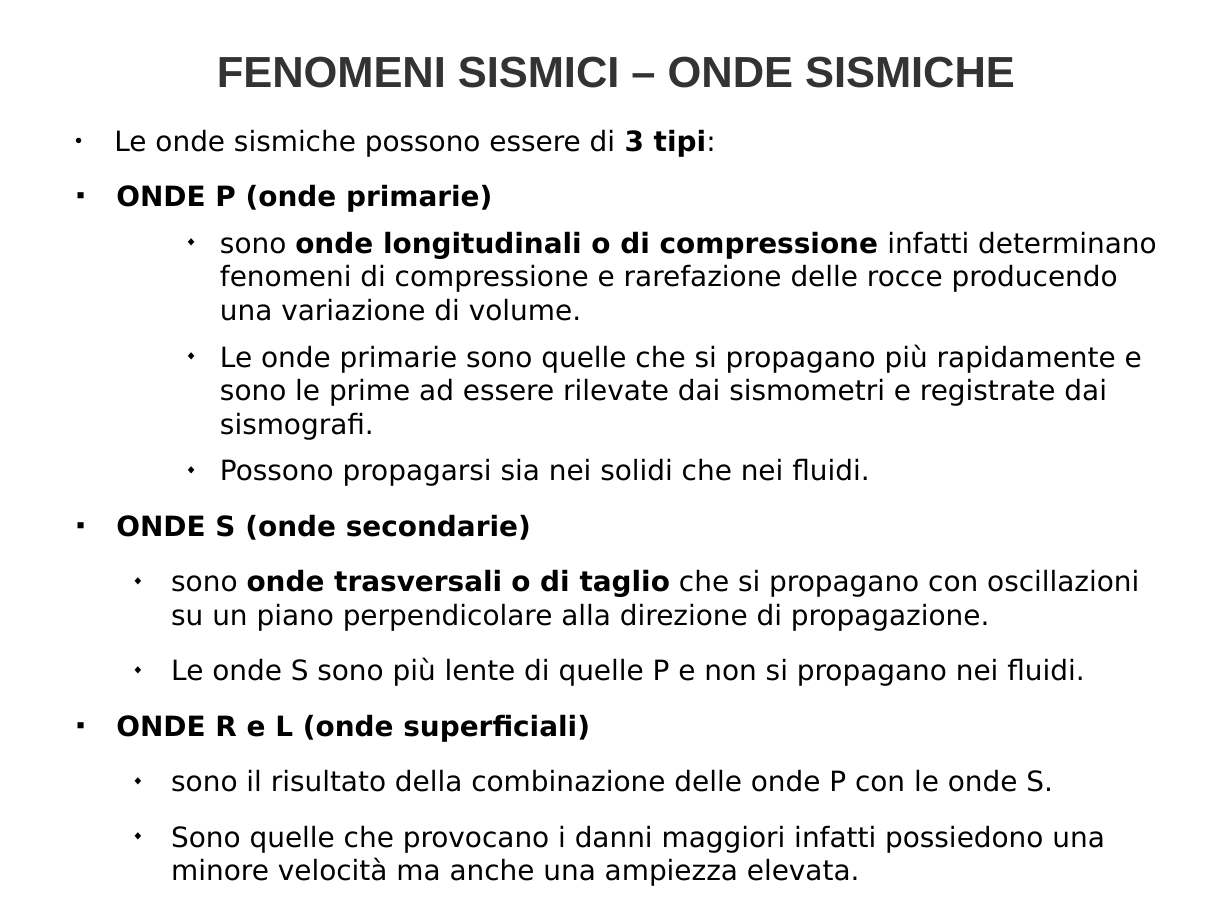
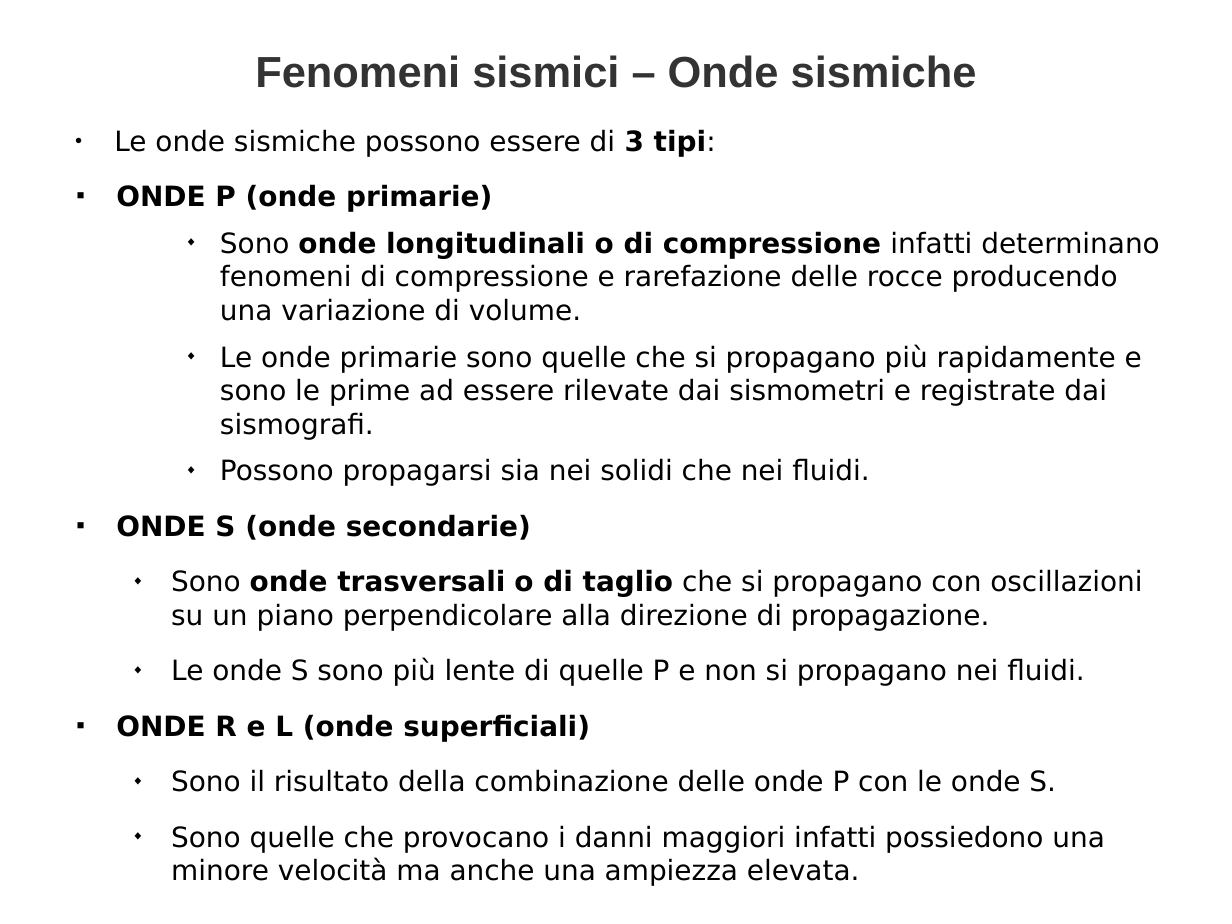
Before and after one commit to biagiom/QuakeSense, a slide deck: slide 34 of Presentazione_QuakeSense.odp (slide 33 before the commit). Drawn at 1232x924 pixels with LibreOffice and Linux fonts; fonts in the diff are those of the drawing. Boxes give left, top, right and bottom in pixels: in the first picture for what was removed or moved away, otherwise in the second. Text is boxed around its words. In the diff, an @@ line names an element or a change of style, - is before the commit and + after.

```diff
--- a/Presentazione_QuakeSense.odp
+++ b/Presentazione_QuakeSense.odp
@@ title at <box>255,55,977,88</box>: text changed @@
-FENOMENI SISMICI – ONDE SISMICHE
+Fenomeni sismici – Onde sismiche
@@ text at <box>220,231,1159,321</box>: text changed @@
-    ◆ sono onde longitudinali o di compressione infatti determinano fenomeni di compressione e rarefazione delle rocce producendo una variazione di volume.
+    ◆ Sono onde longitudinali o di compressione infatti determinano fenomeni di compressione e rarefazione delle rocce producendo una variazione di volume.
@@ text at <box>171,569,1142,631</box>: text changed @@
-◆ sono onde trasversali o di taglio che si propagano con oscillazioni su un piano perpendicolare alla direzione di propagazione.
+◆ Sono onde trasversali o di taglio che si propagano con oscillazioni su un piano perpendicolare alla direzione di propagazione.
@@ text at <box>171,769,1056,792</box>: text changed @@
-◆ sono il risultato della combinazione delle onde P con le onde S.
+◆ Sono il risultato della combinazione delle onde P con le onde S.
```
Also in this commit, not shown: 12 other slides changed, 1 slide added, 1 other file.
